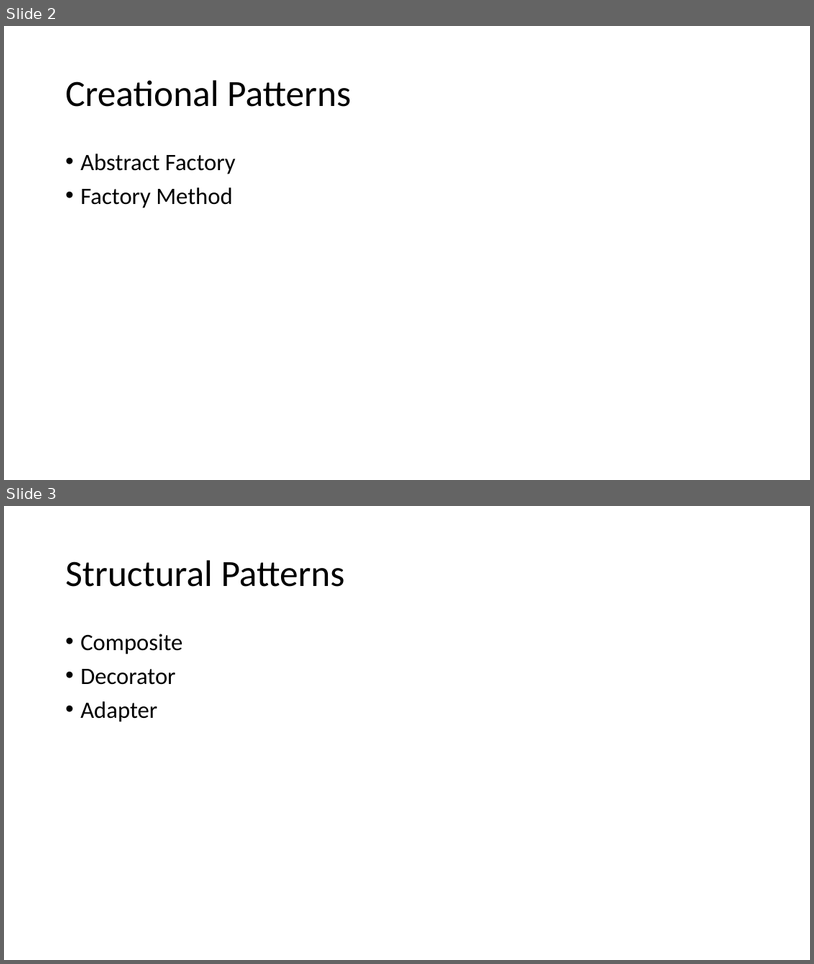
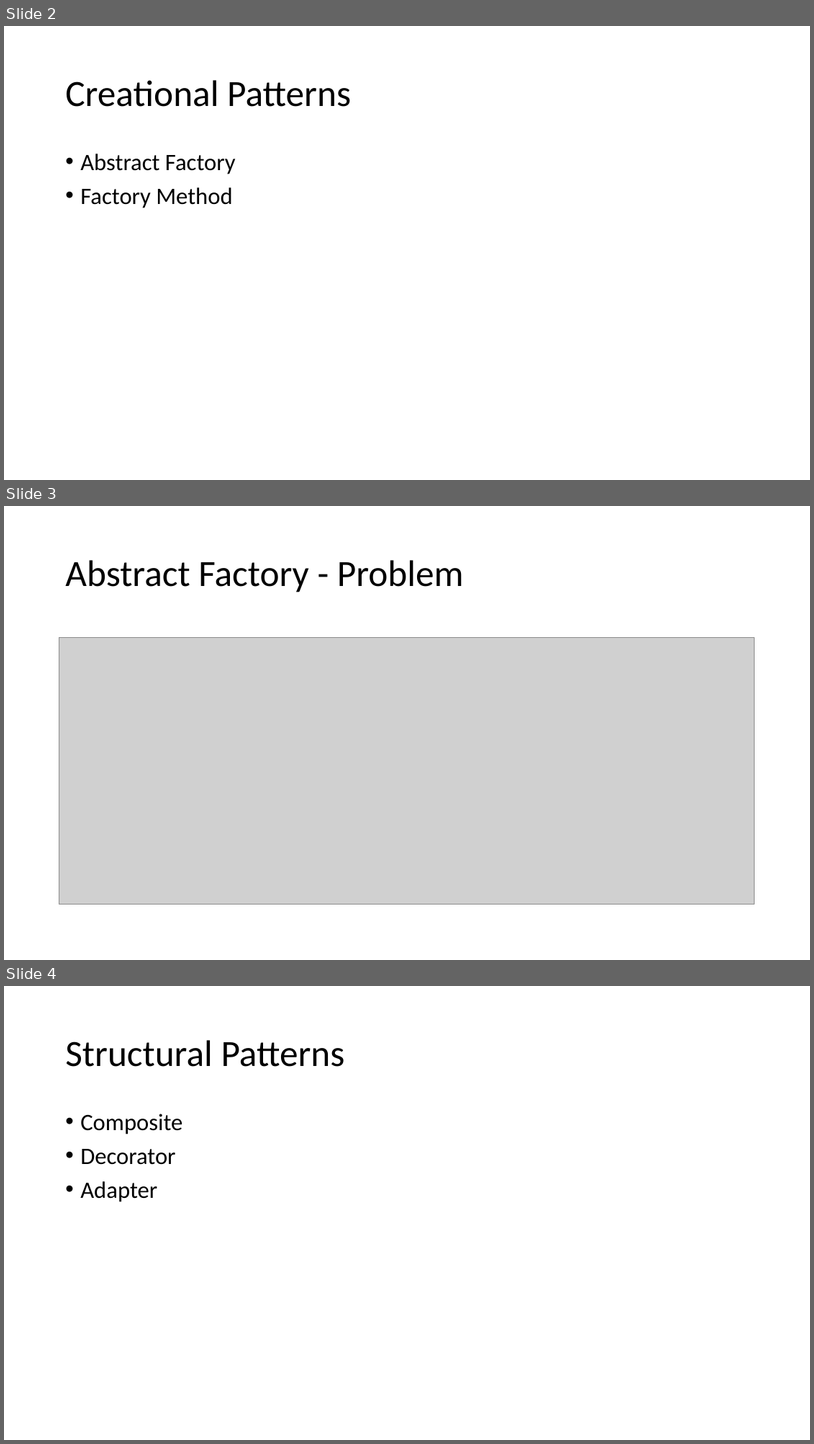
Before and after one commit to lzbair/OO-Paradigm, a slide deck: design-patterns/introduction.pptx. Shown one above the other, each under a label of ours: slides 2 and 3 before the commit, slides 2, 3 and 4 after it. The pictures are 814x964 and 814x1444 pixels, drawn with LibreOffice and Linux fonts; fonts in the diff are those of the drawing; grey boxes stand for pictures. Boxes give left, top, right and bottom in pixels: in the first picture for what was removed or moved away, otherwise in the second. Text is boxed around its words. In the diff, an @@ line names an element or a change of style, - is before the commit and + after.

Commit message:
Change folders + Abstract Factory example

```diff
--- a/design-patterns/introduction.pptx
+++ b/design-patterns/introduction.pptx
@@ slide 3 added at [4,506,810,960], background #FFFFFF @@
@@ title added at [65,560,464,592], 44 pt, text #000000 @@
+Abstract Factory - Problem
@@ picture added at [59,637,756,903] @@
@@ what was slide 3 is now slide 4 @@
```
Also in this commit, not shown: 25 other files.
